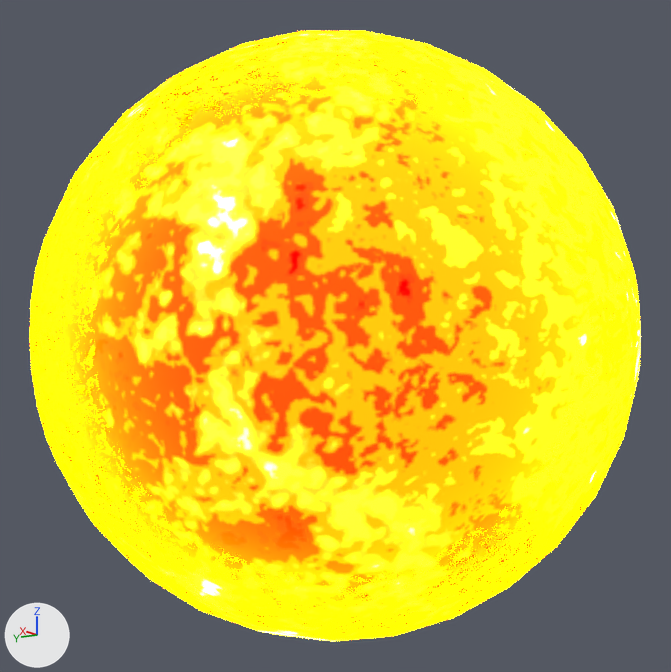
Before and after pictures for a commit that changed the Blender file models/buildings/neutral/star/Star.blend.
One viewpoint serves both versions: a camera (50 mm lens) standing at (-2.595, 1.757, 0.648) and looking at (-0.002, -0.002, -0.002). Arrows for +X, +Y and +Z are at lower left; the lights stay in place.
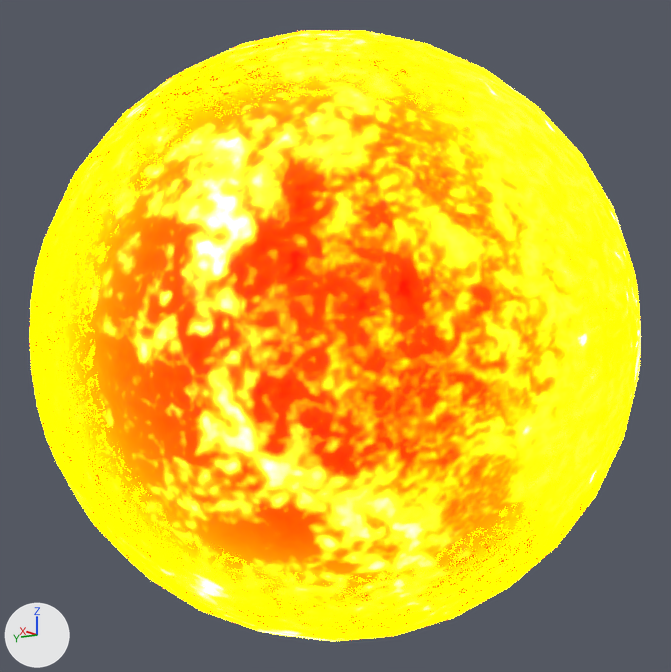
Commit message: Minor update to the star sprite

What differs and where, as boxes (x1, y1, x2, y2) in the pictures (671 x 672 px):
'Sphere', surface changed
    both: (37, 31, 641, 641)

The change, as a diff of the scene's bpy script:
```diff
--- a/models/buildings/neutral/star/Star.blend.py
+++ b/models/buildings/neutral/star/Star.blend.py
@@ img_2k_sun_jpg @@
+img_2k_sun_jpg = load_image('2k_sun.jpg', '2k_sun.jpg', 2048, 1024, 'sRGB')
@@ mat_material_001 @@
 n0 = _N.new('ShaderNodeTexImage'); n0.name = 'Image Texture.001'
-n0.image = img_2k_sun_png
+n0.image = img_2k_sun_jpg
 n1 = _N.new('ShaderNodeRGB'); n1.name = 'RGB'
@@ mat_material_001 @@
 n13.outputs[0].default_value = (0.0, 0.0, 0.0, 1.0)  # 'Color', black #000000
-n14 = _N.new('ShaderNodeTexImage'); n14.name = 'Image Texture'
-n14.image = img_2k_sun_png
 n15 = _N.new('ShaderNodeBrightContrast'); n15.name = 'Bright/Contrast.003'
@@ mat_material_001 @@
 n15.inputs[2].default_value = 2.1  # 'Contrast'
+n14 = _N.new('ShaderNodeTexImage'); n14.name = 'Image Texture'
+n14.image = img_2k_sun_jpg
 _L.new(n4.outputs[0], n5.inputs[0])  # 'Factor' to 'Color'
```
